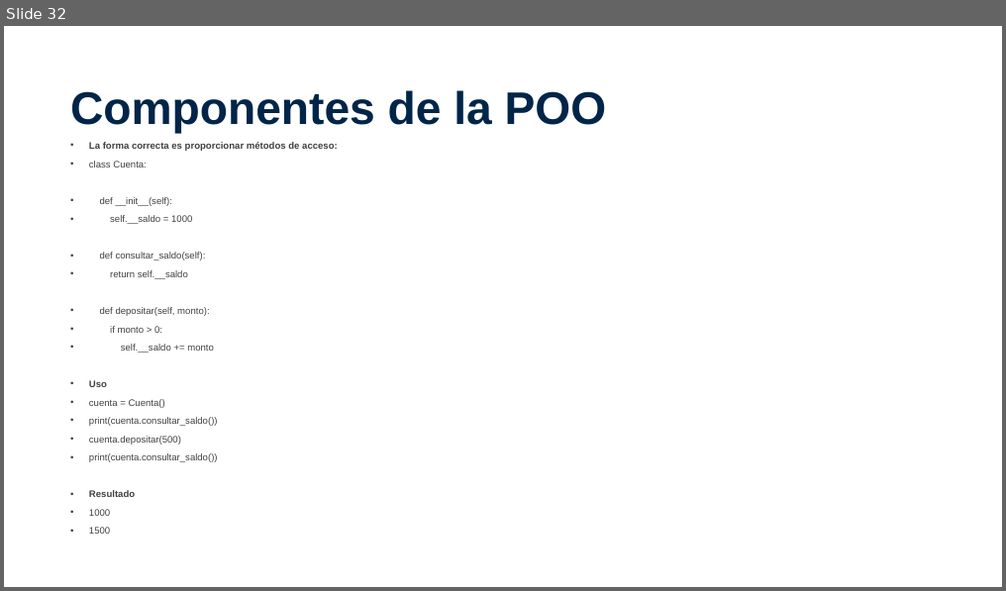
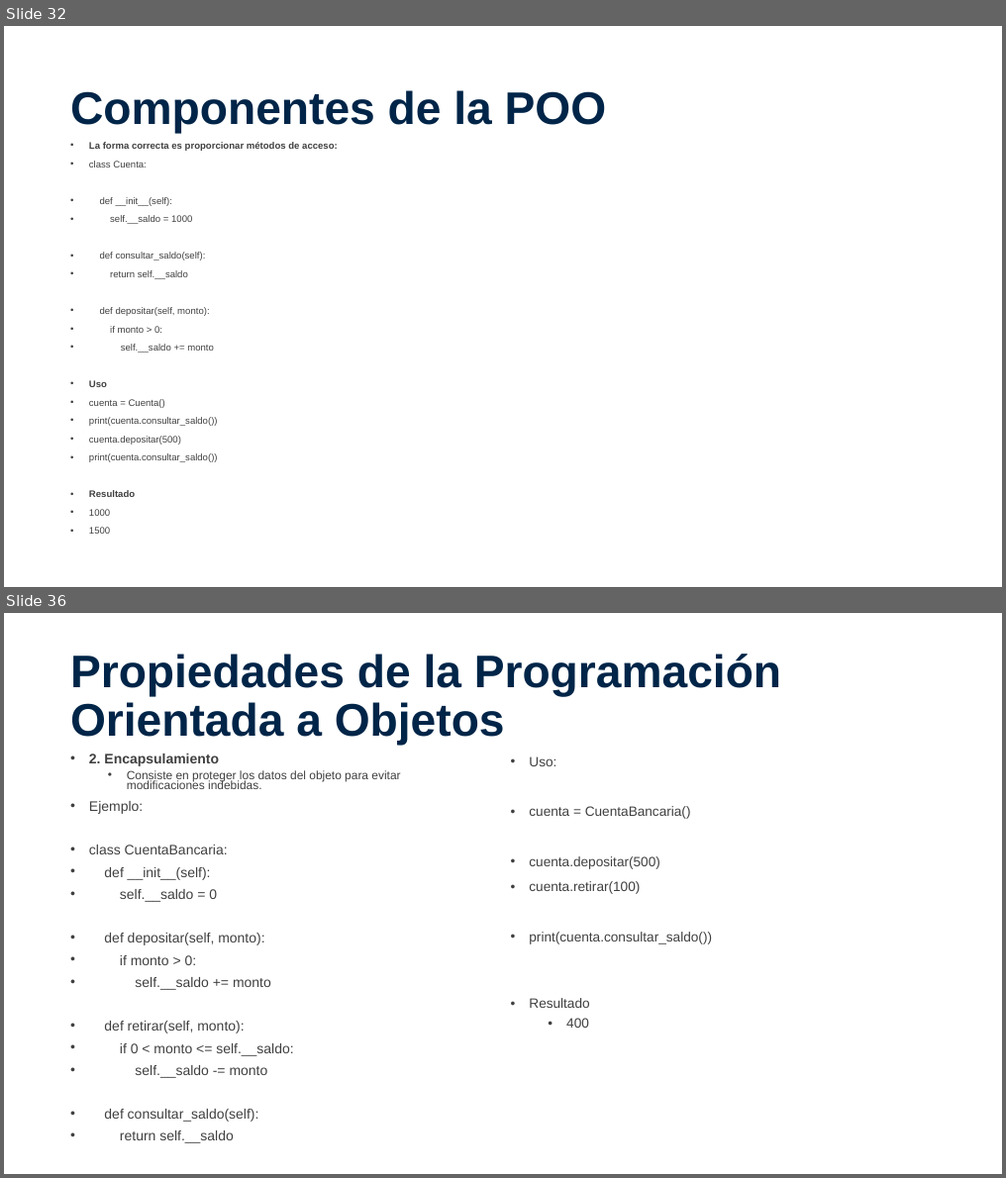
Before and after one commit to VictorBorquez-VBH/Taller-Programacion-Python-AIEP, a slide deck: POO_01.pptx. Shown one above the other, each under a label of ours: slide 32 before the commit, slides 32 and 36 after it; the slides between them are not shown. The pictures are 1006x591 and 1006x1178 pixels, drawn with LibreOffice and Linux fonts; fonts in the diff are those of the drawing; background and template pictures are left out. Boxes give left, top, right and bottom in pixels: in the first picture for what was removed or moved away, otherwise in the second. Text is boxed around its words. In the diff, an @@ line names an element or a change of style, - is before the commit and + after.

```diff
--- a/POO_01.pptx
+++ b/POO_01.pptx
@@ slide 36 added at <box>4,613,1002,1174</box>, background picture (left out) @@
@@ title added at <box>70,654,781,746</box>, 44 pt, text #002548, bold @@
+Propiedades de la Programación Orientada a Objetos
@@ text added at <box>89,754,400,1144</box>, 13.3 pt, text #404040 @@
+• 2. Encapsulamiento
+  • Consiste en proteger los datos del objeto para evitar modificaciones indebidas.
+• Ejemplo:
+• class CuentaBancaria:
+• def __init__(self):
+• self.__saldo = 0
+• def depositar(self, monto):
+• if monto > 0:
+• self.__saldo += monto
+• def retirar(self, monto):
+• if 0 < monto <= self.__saldo:
+• self.__saldo -= monto
+• def consultar_saldo(self):
+• return self.__saldo
@@ text added at <box>529,757,712,1028</box>, 13 pt, text #404040 @@
+• Uso:
+• cuenta = CuentaBancaria()
+• cuenta.depositar(500)
+• cuenta.retirar(100)
+• print(cuenta.consultar_saldo())
+• Resultado
+  • 400
```
Also in this commit, not shown: 1 slide changed, 12 other slides added, 1 slide removed, 7 other files.
